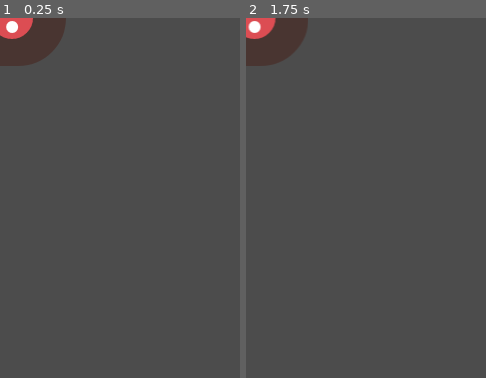
Above: before the commit, frames 1-2 (left to right).
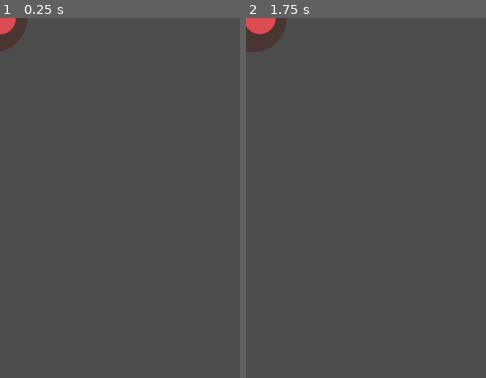
Above: after the commit, the same moments.

Repository: CRBroughton/godot-first-2d-game
Game: Godot game, scene res://Mob.tscn
Two runs of this game, one before a commit and one after it. Both use one fixed random seed, a clock stepped at 60 frames per second and the inputs below. The project has no main scene, so this scene is started directly.
Inputs:
- Up to frame 1 (0.25 s): no input
- Up to frame 2 (1.75 s): hold D (move_right) 0.53-1.28 s; tap Enter at 1.25 s; hold S (move_down) from 1.28 s (still down)
The pictures show only the part of the screen within x 0-50%, y 0-50%; the shares and areas given below are measured in that part.

The runs differ from the first frame. In frame 1, 2.7% of the frame differs, in the area x 0-28%, y 0-14%; in frame 2, 1.8%.

Commit message:
scaled mob down to 0.75

Diff:
--- a/Mob.tscn
+++ b/Mob.tscn
@@ -33,8 +33,10 @@
 }
 
 [node name="AnimatedSprite" type="AnimatedSprite" parent="."]
+scale = Vector2( 0.75, 0.75 )
 frames = SubResource( 1 )
-animation = "walk"
+animation = "fly"
+frame = 1
 playing = true
 
 [node name="CollisionShape2D" type="CollisionShape2D" parent="."]
